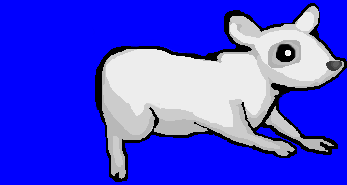
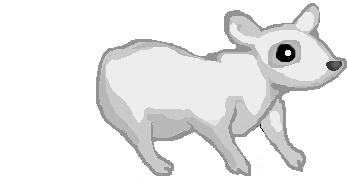
Before/after of a (347, 185) layered artwork. What changed in the layer stack:
showed "0", painted on it over (96, 3, 347, 181)
hid "+2", painted on it over (92, 3, 347, 182)
hid "alpha" over (0, 0, 347, 185)
